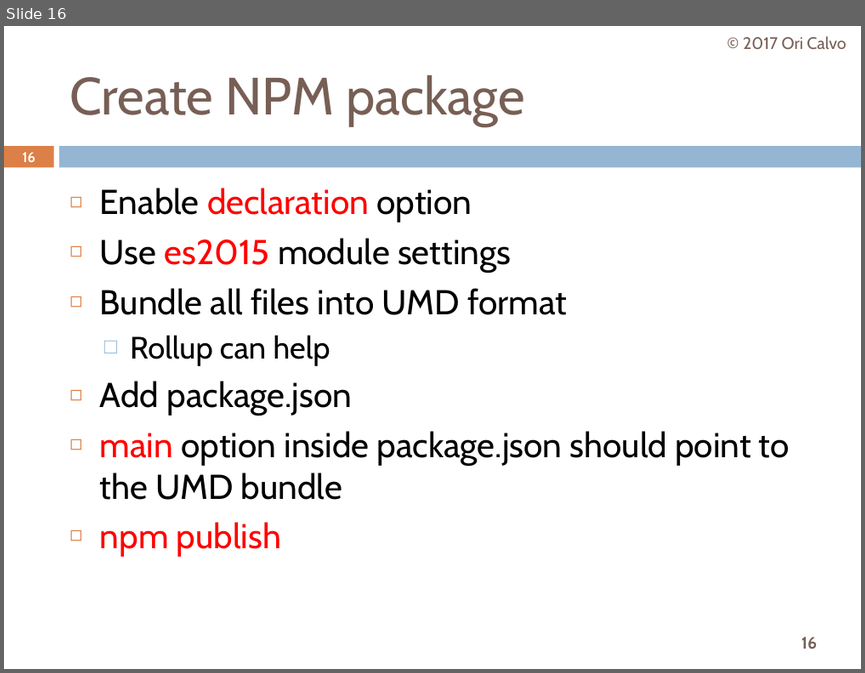
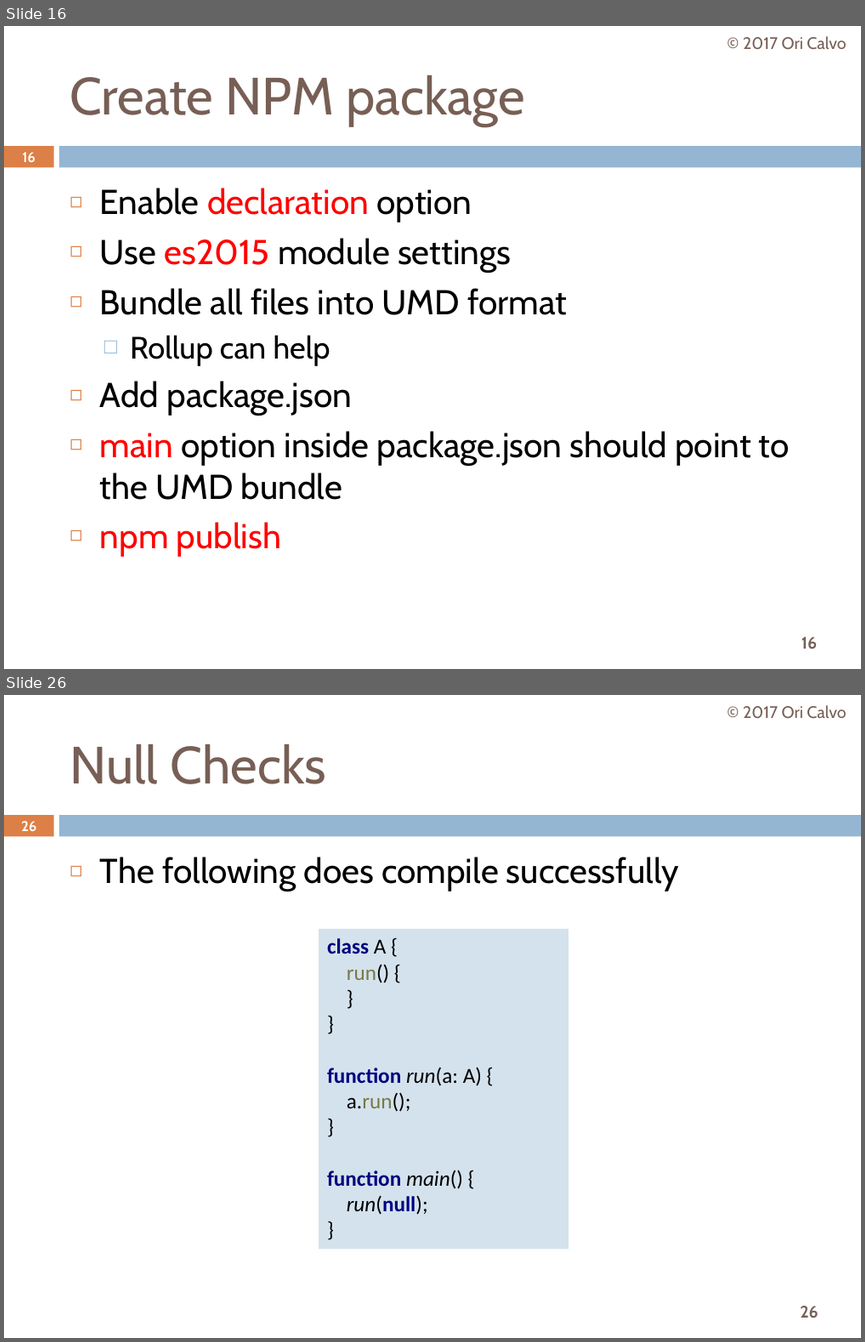
Before and after one commit to oricalvo/meetup-typescript-tips-and-tricks, a slide deck: Typescript Tips & Tricks.pptx. Shown one above the other, each under a label of ours: slide 16 before the commit, slides 16 and 26 after it; the slides between them are not shown. The pictures are 865x673 and 865x1342 pixels, drawn with LibreOffice and Linux fonts; fonts in the diff are those of the drawing; background and template pictures are left out. Boxes give left, top, right and bottom in pixels: in the first picture for what was removed or moved away, otherwise in the second. Text is boxed around its words. In the diff, an @@ line names an element or a change of style, - is before the commit and + after.

```diff
--- a/Typescript Tips & Tricks.pptx
+++ b/Typescript Tips & Tricks.pptx
@@ slide 26 added at [4,695,861,1338], background #FFFFFF; not listed: 3 template elements that a slide beside it also shows @@
@@ text added at [743,705,846,719], 14 pt, text #775F55 @@
+© 2017 Ori Calvo
@@ title added at [69,744,326,784], 44 pt, text #775F55 @@
+Null Checks
@@ page number added at [21,821,36,831], 11.9 pt, text #FFFFFF, bold @@
+26
@@ text added at [100,857,679,891], 29 pt, text #000000 @@
+◻ The following does compile successfully
@@ rectangle added at [318,929,568,1249], fill #D4E2ED, 18 pt, text #000000 @@
+class A {
+run() {
+}
+}
+function run(a: A) {
+a.run();
+}
+function main() {
+run(null);
+}
```
Also in this commit, not shown: 11 other slides added.
